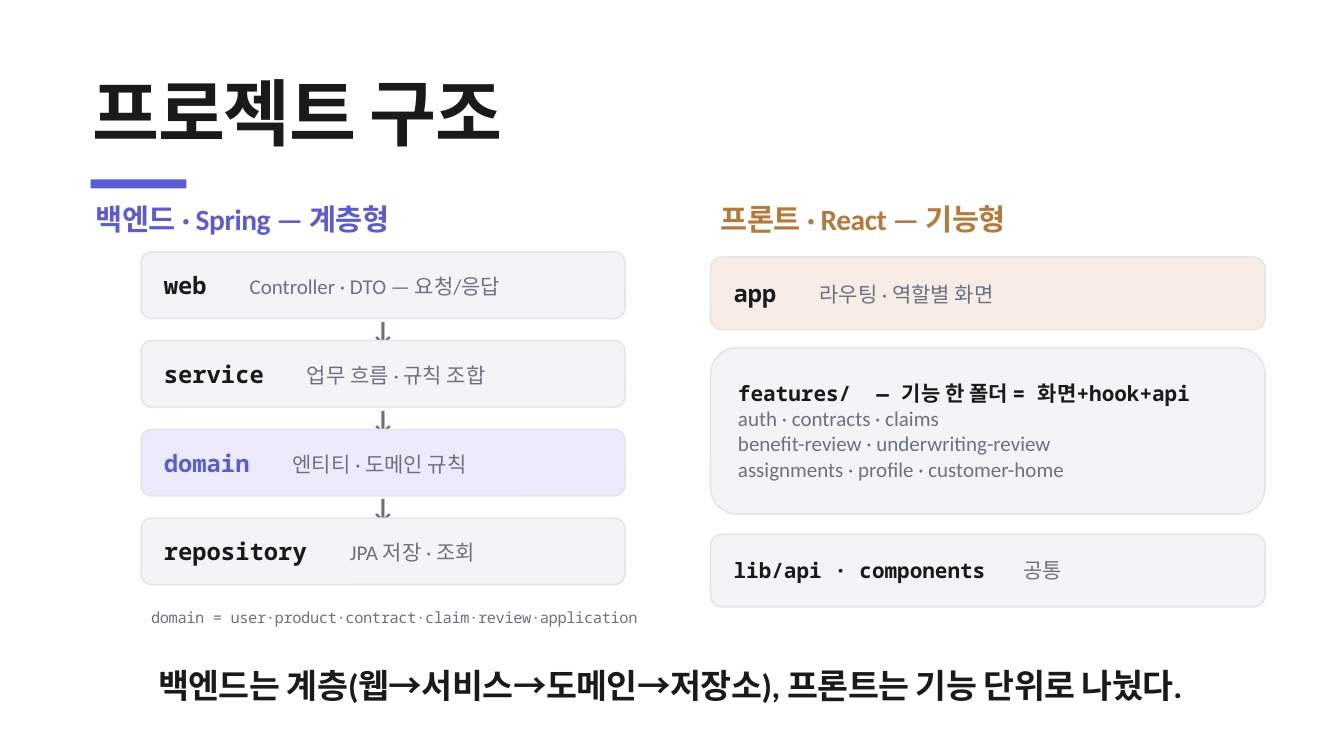
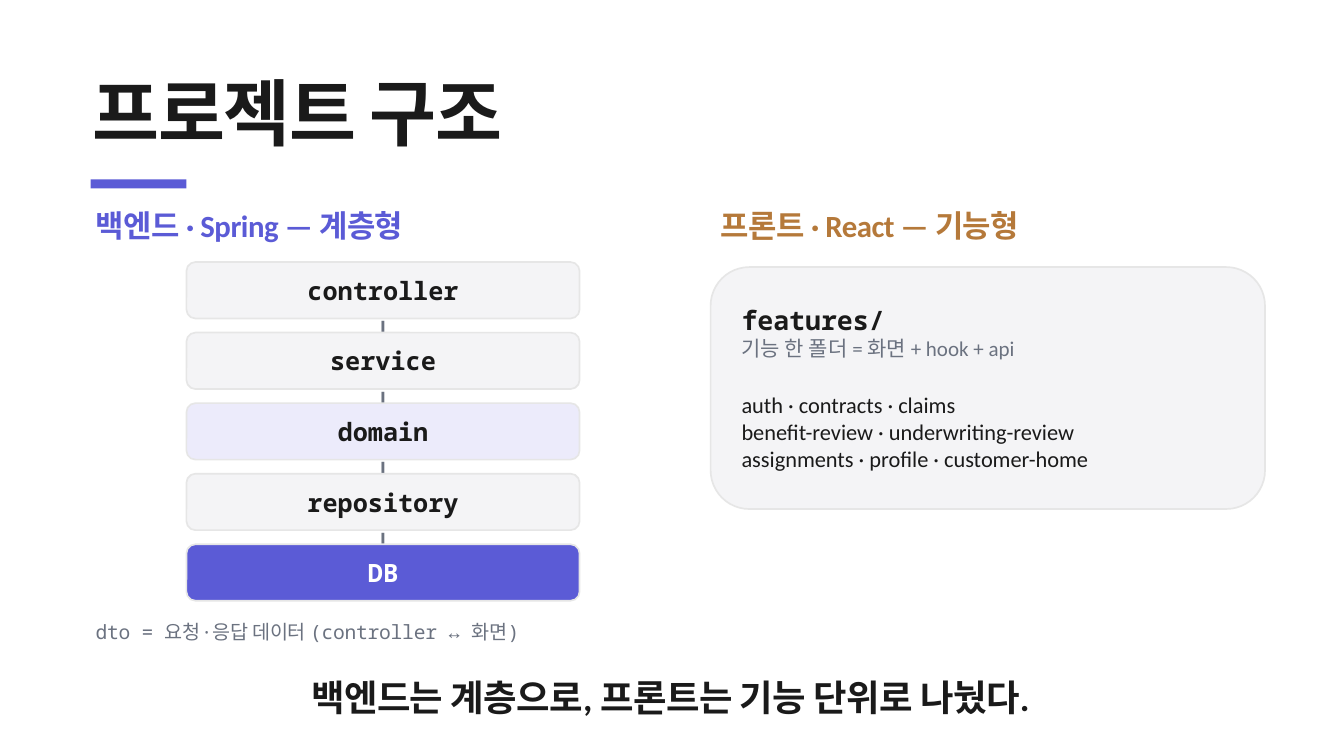
Before and after one commit to heyoonyoon/distributed-programming, a slide deck: slide 18 of docs/presentation/보험발표-figma.pptx. Drawn at 1344x756 pixels with LibreOffice and Linux fonts; fonts in the diff are those of the drawing. Boxes give left, top, right and bottom in pixels: in the first picture for what was removed or moved away, otherwise in the second. Text is boxed around its words. In the diff, an @@ line names an element or a change of style, - is before the commit and + after.

```diff
--- a/docs/presentation/보험발표-figma.pptx
+++ b/docs/presentation/보험발표-figma.pptx
@@ text "백엔드 · Spring — 계층형" at (96, 211, 403, 242): size 21 to 22 pt @@
@@ text "프론트 · React — 기능형" at (721, 211, 1019, 240): size 21 to 22 pt @@
@@ rounded rectangle "controller": place and size @@
-rounded rectangle "controller" at (141, 252, 625, 319)
+rounded rectangle "controller" at (187, 262, 580, 319)
@@ rounded rectangle "features/": place and size @@
-rounded rectangle "features/" at (711, 348, 1265, 514)
+rounded rectangle "features/" at (711, 267, 1265, 509)
@@ rounded rectangle removed at (711, 257, 1265, 330) @@
-app 라우팅 · 역할별 화면
@@ text in rounded rectangle at (307, 281, 458, 301): text changed; size 15 to 18 pt; font Calibri to Noto Sans Mono; text colour #6B7280 to #1A1A1A; bold on @@
-web Controller · DTO — 요청/응답
+controller
@@ text in rounded rectangle at (742, 309, 1015, 360): text changed; font Noto Sans Mono to Calibri; text colour #1A1A1A to #6B7280; bold off @@
-features/ — 기능 한 폴더 = 화면+hook+api
+features/
+기능 한 폴더 = 화면 + hook + api
@@ rounded rectangle "service": place and size @@
-rounded rectangle "service" at (141, 341, 625, 407)
+rounded rectangle "service" at (187, 333, 580, 389)
@@ text in rounded rectangle at (330, 350, 436, 371): text changed; size 15 to 18 pt; font Calibri to Noto Sans Mono; text colour #6B7280 to #1A1A1A; bold on @@
-service 업무 흐름 · 규칙 조합
+service
@@ text "↓": place and size @@
-text "↓" at (338, 401, 429, 437)
+text "↓" at (338, 383, 429, 415)
@@ rounded rectangle "domain": place and size @@
-rounded rectangle "domain" at (141, 430, 625, 496)
+rounded rectangle "domain" at (187, 403, 580, 460)
@@ text in rounded rectangle at (742, 397, 1088, 471): size 15 to 16 pt, text colour #6B7280 to #1A1A1A in "auth · contracts · claims", "benefit-review · underwriting-review", "assignments · profile · customer-home" @@
@@ text in rounded rectangle at (338, 421, 429, 442): text changed; size 15 to 18 pt; font Calibri to Noto Sans Mono; text colour #6B7280 to #1A1A1A; bold on @@
-domain 엔티티 · 도메인 규칙
+domain
@@ rounded rectangle "repository": place and size @@
-rounded rectangle "repository" at (141, 518, 625, 585)
+rounded rectangle "repository" at (187, 474, 580, 530)
@@ size 20 to 18 pt in 3 elements at (338, 313, 429, 345), (338, 383, 429, 415), (338, 454, 429, 486) @@
@@ text "↓": place and size @@
-text "↓" at (338, 490, 429, 525)
+text "↓" at (338, 454, 429, 486)
@@ text in rounded rectangle at (307, 492, 458, 518): text changed; size 17 to 18 pt @@
-repository JPA 저장 · 조회
+repository
@@ text added at (338, 524, 429, 557), 18 pt, text #6B7280, bold @@
+↓
@@ rounded rectangle removed at (711, 534, 1265, 607) @@
-lib/api · components 공통
@@ rounded rectangle added at (187, 544, 580, 601), fill #5B5BD6, outline #E6E6E6 1.2 pt, 18 pt, text #FFFFFF, bold @@
+DB
@@ text added at (96, 622, 520, 642), 14 pt, text #6B7280 @@
+dto = 요청·응답 데이터 (controller ↔ 화면)
@@ text removed at (151, 611, 638, 627) @@
-domain = user·product·contract·claim·review·application
@@ text at (311, 680, 1029, 716): text changed; size 24 to 26 pt @@
-백엔드는 계층(웹→서비스→도메인→저장소), 프론트는 기능 단위로 나눴다.
+백엔드는 계층으로, 프론트는 기능 단위로 나눴다.
```
Also in this commit, not shown: 7 slides added, 2 slides removed, 3 other files.
